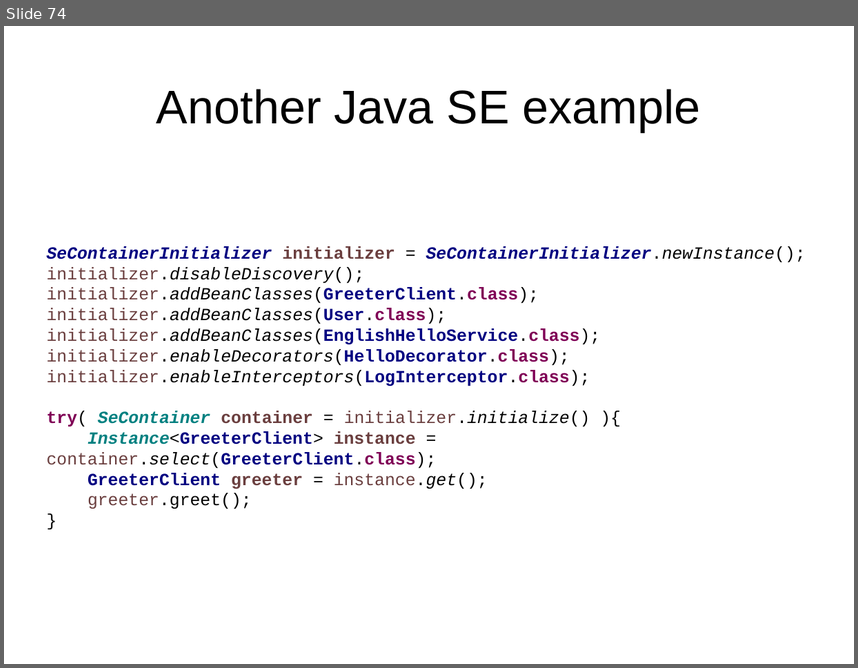
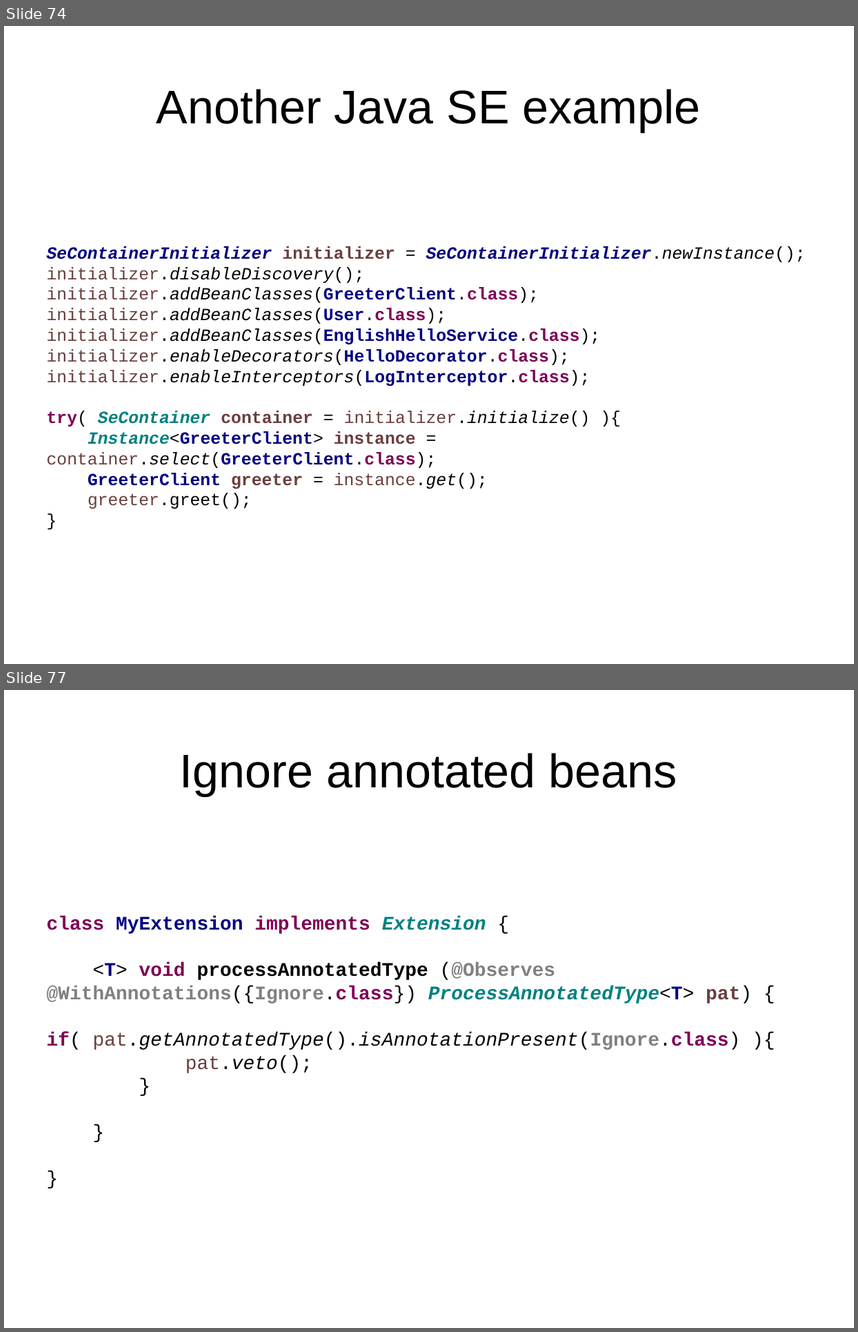
Before and after one commit to FrigoCoder/CDI, a slide deck: CDI.odp. Shown one above the other, each under a label of ours: slide 74 before the commit, slides 74 and 77 after it; the slides between them are not shown. The pictures are 858x668 and 858x1332 pixels, drawn with LibreOffice and Linux fonts; fonts in the diff are those of the drawing. Boxes give left, top, right and bottom in pixels: in the first picture for what was removed or moved away, otherwise in the second. Text is boxed around its words. In the diff, an @@ line names an element or a change of style, - is before the commit and + after.

```diff
--- a/CDI.odp
+++ b/CDI.odp
@@ slide 77 added at (4,690,854,1328), background #FFFFFF @@
@@ title added at (180,753,677,796), 44 pt, text #000000 @@
+Ignore annotated beans
@@ text added at (47,916,752,1073), 18 pt, text #000000, bold @@
+class MyExtension implements Extension {
+<T> void processAnnotatedType (@Observes @WithAnnotations({Ignore.class}) ProcessAnnotatedType<T> pat) {
+if( pat.getAnnotatedType().isAnnotationPresent(Ignore.class) ){
+pat.veto();
+}
+}
+}
```
Also in this commit, not shown: 5 other slides added, 4 other files.
